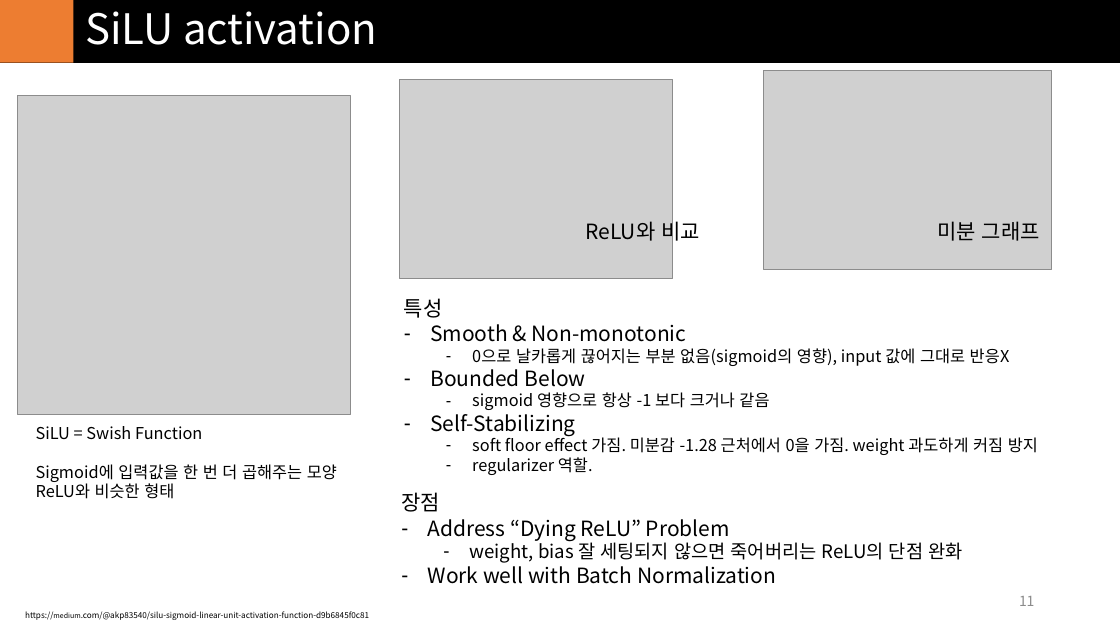
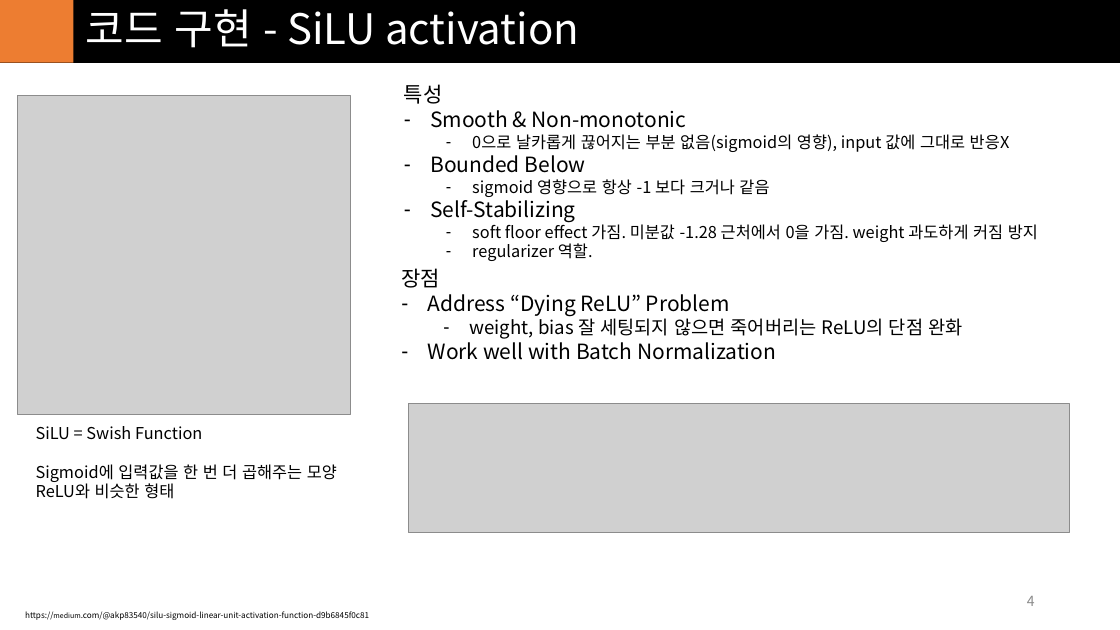
Before and after one commit to in3der/ivpl_Study_Model, a slide deck: slide 4 of EfficientNet/report/NASNet&EfficientNet_2.pptx (slide 11 before the commit). Drawn at 1120x630 pixels with LibreOffice and Linux fonts; fonts in the diff are those of the drawing; grey boxes stand for pictures. Boxes give left, top, right and bottom in pixels: in the first picture for what was removed or moved away, otherwise in the second. Text is boxed around its words. In the diff, an @@ line names an element or a change of style, - is before the commit and + after.

```diff
--- a/EfficientNet/report/NASNet&EfficientNet_2.pptx
+++ b/EfficientNet/report/NASNet&EfficientNet_2.pptx
@@ title at [85,9,579,48]: text changed @@
-SiLU activation
+코드 구현 - SiLU activation
@@ text "특성": place and size @@
-text "특성" at [404,298,1038,475]
+text "특성" at [404,84,1038,261]
@@ picture removed at [400,79,673,279] @@
@@ picture removed at [764,71,1051,271] @@
@@ text at [472,221,1038,242]: text changed @@
-  – soft floor effect 가짐. 미분감 -1.28 근처에서 0을 가짐. weight 과도하게 커짐 방지
+  – soft floor effect 가짐. 미분값 -1.28 근처에서 0을 가짐. weight 과도하게 커짐 방지
@@ text removed at [585,218,700,244] @@
-ReLU와 비교
@@ text removed at [937,221,1040,241] @@
-미분 그래프
@@ text "장점": place and size @@
-text "장점" at [401,492,962,584]
+text "장점" at [401,268,962,360]
@@ picture added at [408,404,1070,533] @@
@@ page number at [1027,596,1035,606]: text changed @@
-11
+4
```
Also in this commit, not shown: 2 other slides changed, 6 slides added, 8 slides removed, 1 other file.
